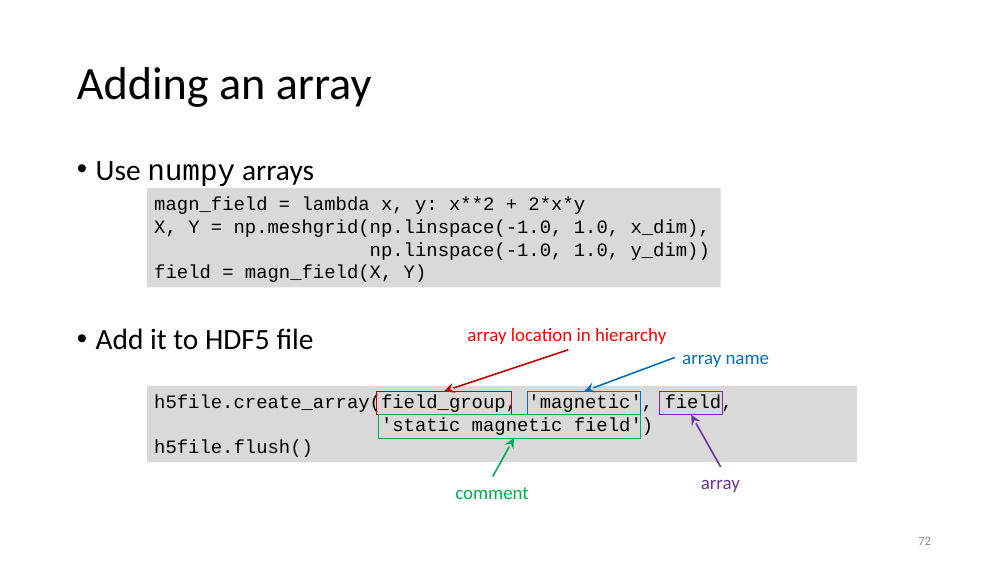
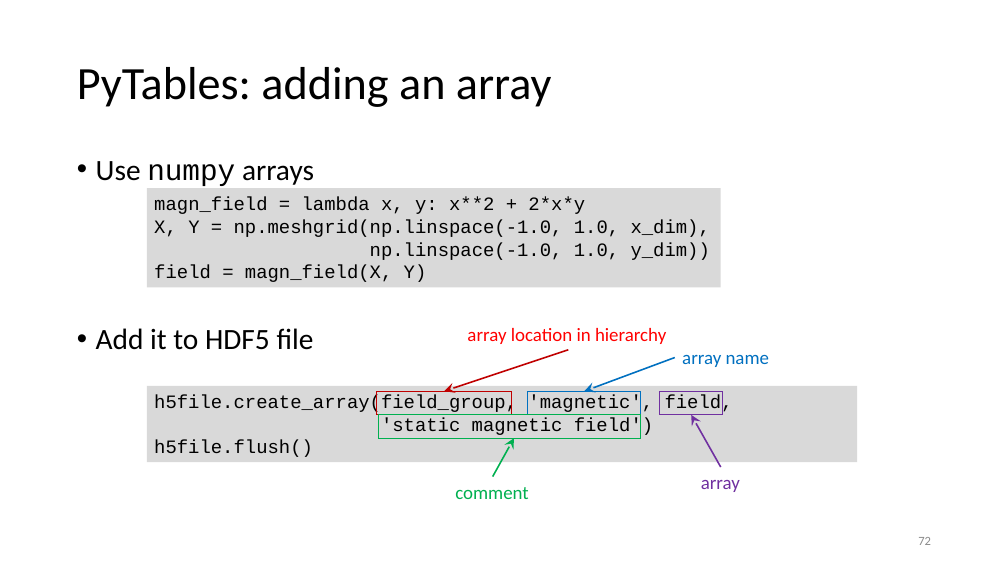
Before and after one commit to gjbex/Scientific-Python, a slide deck: slide 72 of scientific_python.pptx. Drawn at 1008x567 pixels with LibreOffice and Linux fonts; fonts in the diff are those of the drawing. Boxes give left, top, right and bottom in pixels: in the first picture for what was removed or moved away, otherwise in the second. Text is boxed around its words. In the diff, an @@ line names an element or a change of style, - is before the commit and + after.

```diff
--- a/scientific_python.pptx
+++ b/scientific_python.pptx
@@ title at bbox=[77, 67, 552, 107]: text changed @@
-Adding an array
+PyTables: adding an array
```
Also in this commit, not shown: 10 other slides changed, 6 slides added.
